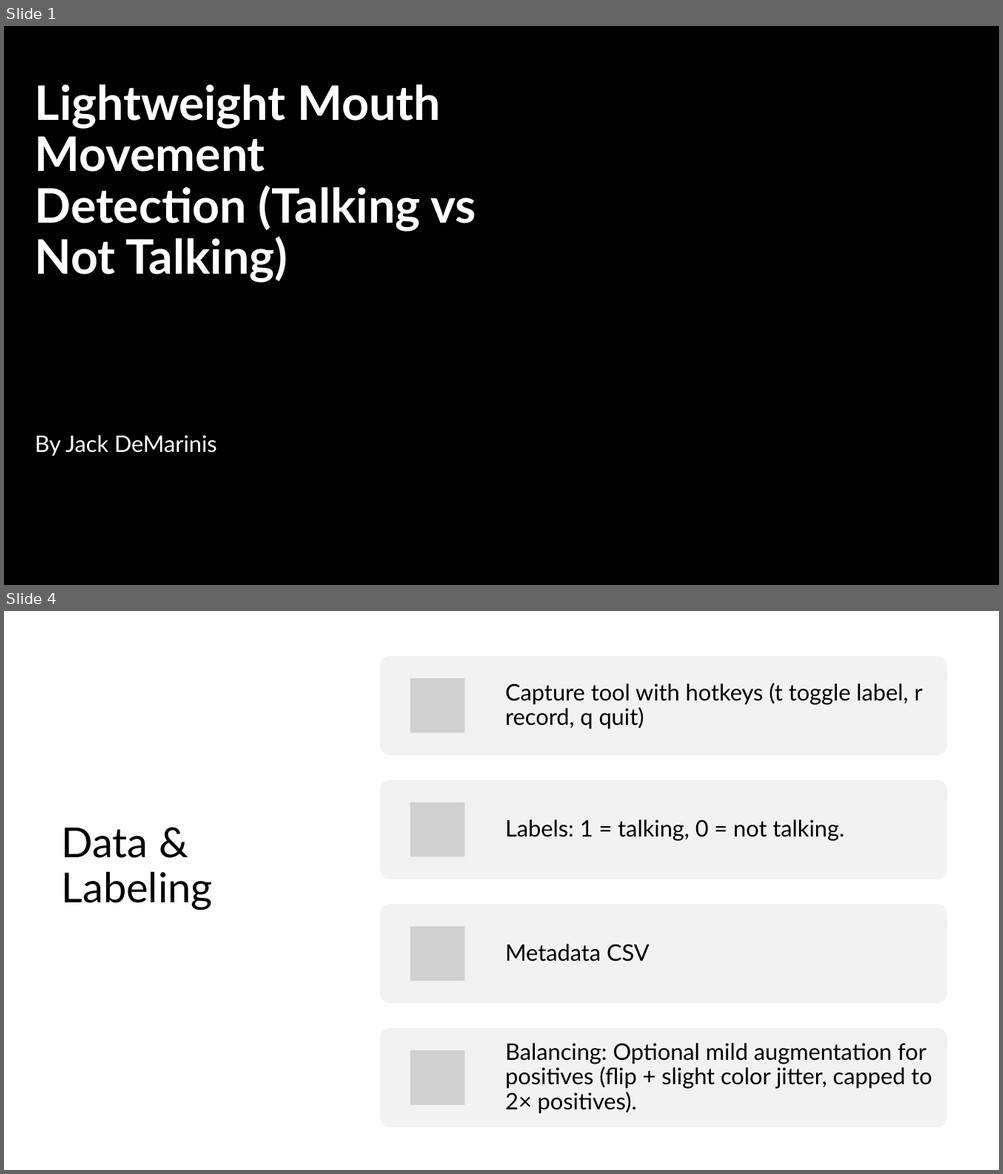
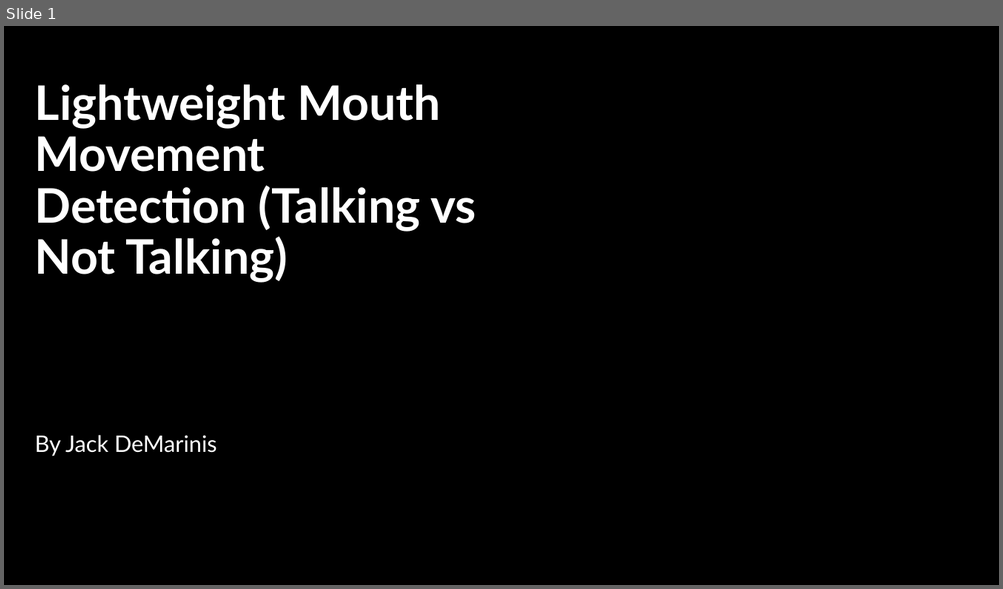
Before and after one commit to jackdemarinis/mouthMovementDetection, a slide deck: Lightweight Mouth Movement Detection (Talking vs Not.pptx. Shown one above the other, each under a label of ours: slides 1 and 4 before the commit, slide 1 after it; the slides between them are not shown. The pictures are 1003x1174 and 1003x589 pixels, drawn with LibreOffice and Linux fonts; fonts in the diff are those of the drawing; grey boxes stand for pictures; background and template pictures are left out. Boxes give left, top, right and bottom in pixels: in the first picture for what was removed or moved away, otherwise in the second. Text is boxed around its words. In the diff, an @@ line names an element or a change of style, - is before the commit and + after.

```diff
--- a/Lightweight Mouth Movement Detection (Talking vs Not.pptx
+++ b/Lightweight Mouth Movement Detection (Talking vs Not.pptx
@@ slide 4 removed at (4,611,999,1170), background #FFFFFF @@
@@ title removed at (62,828,213,910) @@
-Data & Labeling
@@ group removed at (380,655,947,1128): 4 rounded rectangles, 4 pictures, 4 texts @@
-Capture tool with hotkeys (t toggle label, r record, q quit)
-Labels: 1 = talking, 0 = not talking.
-Metadata CSV
-Balancing: Optional mild augmentation for positives (flip + slight color jitter, capped to 2× positives).
```
Also in this commit, not shown: 13 slides added, 8 other slides removed, 1 other file.
